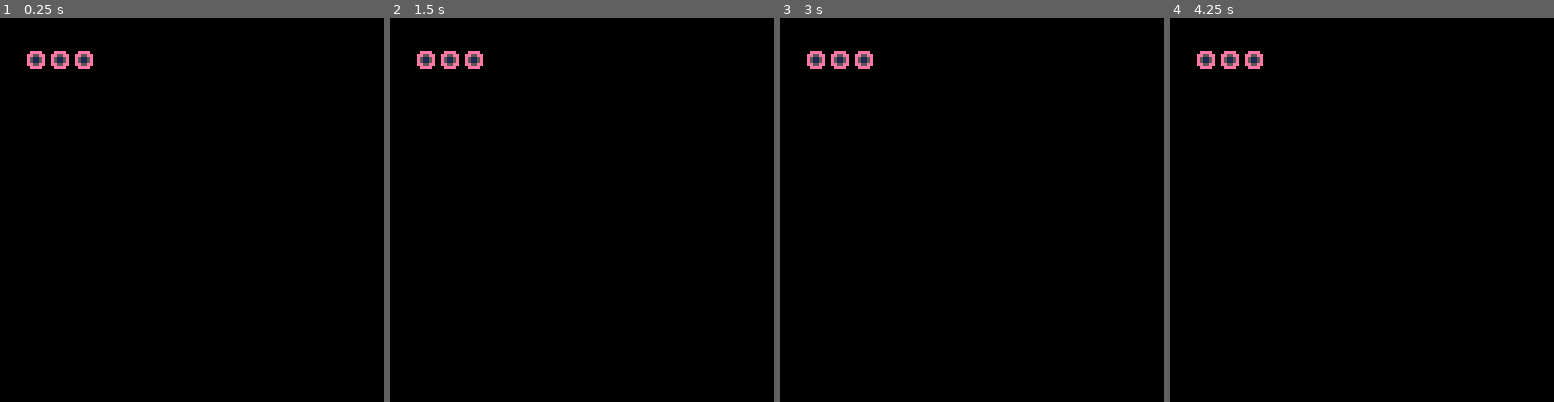
Above: before the commit, frames 1-4 (left to right).
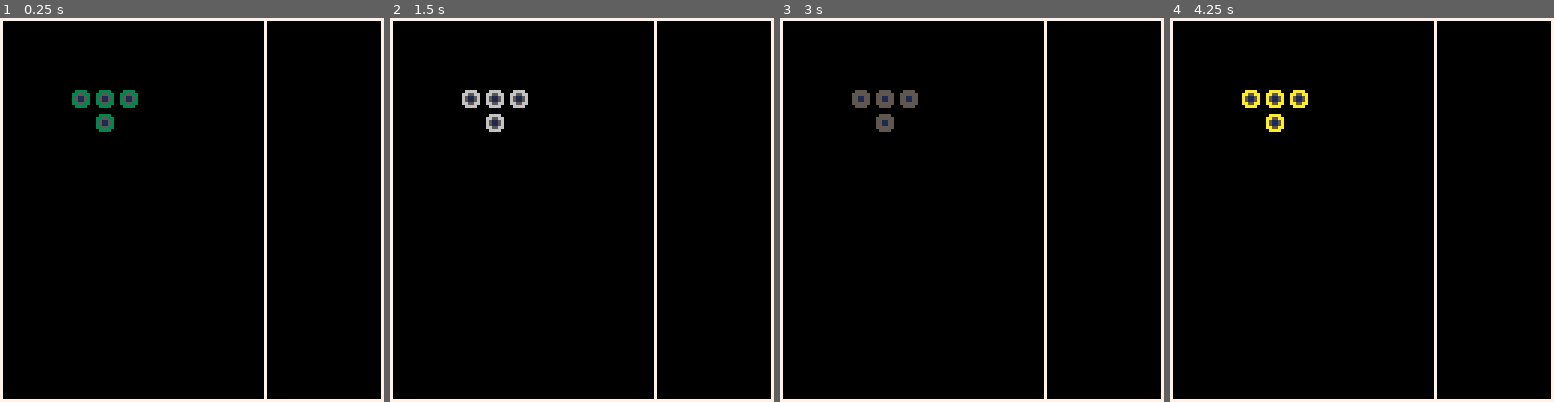
Above: after the commit, the same moments.

Repository: eduszesz/letris
Game: PICO-8 cartridge letris.p8
Two runs of this game, one before a commit and one after it. Both use one fixed random seed, a clock stepped at 60 frames per second and the inputs below.
Inputs:
- Up to frame 1 (0.25 s): no input
- Up to frame 2 (1.5 s): tap X (X key) at 1.07 s
- Up to frame 3 (3 s): tap X (X key) at 2.07, 2.4, 2.73 s
- Up to frame 4 (4.25 s): tap X (X key) every 0.33 s from 3.07 to 4.07 s

The runs differ from the first frame. In frame 1, 5.2% of the frame differs, in the area x 0-100%, y 0-100%; in frame 2, 5.2%; in frame 3, 5.2%; in frame 4, 5.2%.

Commit message:
draw piece function

Diff:
--- a/letris.p8
+++ b/letris.p8
@@ -5,18 +5,38 @@
 --another tetris clone
 
 function _init()
-
+	t=0
+	px=16
+	py=16
+	p={{1,1,1},{0,1}}
+	co=flr(rnd(15)+1)
 end
 
 function _update()
+	t+=1
+
+	if btnp(5) then
+		co=flr(rnd(15)+1)
+	end
 
 end
 
 function _draw()
 	cls()
-	spr(1,8,10)
-	spr(1,16,10)
-	spr(1,24,10)
+	pal(14,co)
+	draw_p()
+	rect(0,0,127,127,7)
+	rect(0,0,88,127,7)
+end
+
+function draw_p()
+	for i=1,#p do
+		for j=1,#p[i] do
+			if p[i][j]==1 then
+				spr(1,(px-1)+j*8,(py-1)+8*i)
+			end
+		end
+	end
 end
 __gfx__
 000000000000000000000000c000000c000000000000000000000000000000000000000000000000000000000000000000000000000000000000000000000000
